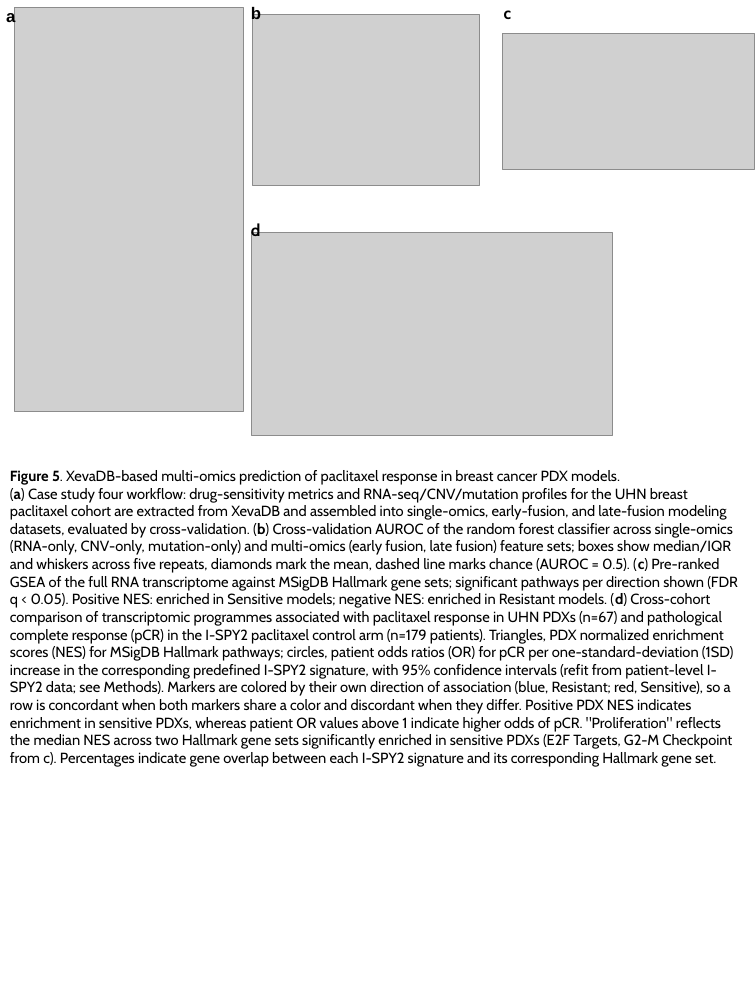
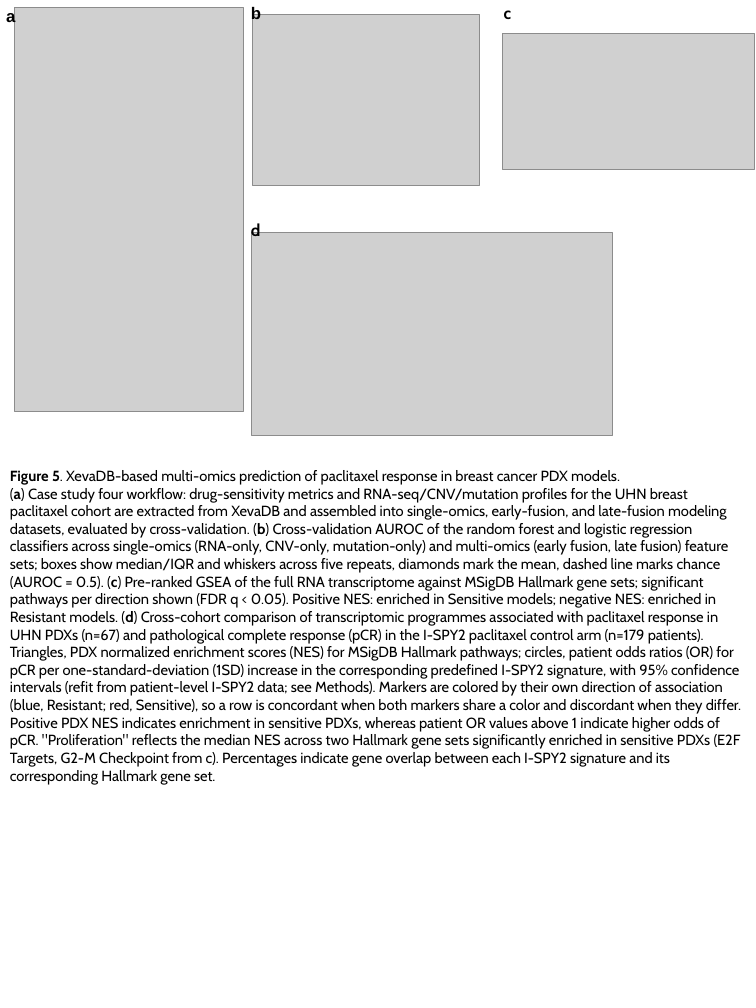
Before and after one commit to guanqiaofeng/XevaDB_case_study, a slide deck: slide 6 of figures_tables/Figures.pptx. Drawn at 756x1008 pixels with LibreOffice and Linux fonts; fonts in the diff are those of the drawing; grey boxes stand for pictures. Boxes give left, top, right and bottom in pixels: in the first picture for what was removed or moved away, otherwise in the second. Text is boxed around its words. In the diff, an @@ line names an element or a change of style, - is before the commit and + after.

```diff
--- a/figures_tables/Figures.pptx
+++ b/figures_tables/Figures.pptx
@@ text at (10,488,741,785): text changed @@
-(a) Case study four workflow: drug-sensitivity metrics and RNA-seq/CNV/mutation profiles for the UHN breast paclitaxel cohort are extracted from XevaDB and assembled into single-omics, early-fusion, and late-fusion modeling datasets, evaluated by cross-validation. (b) Cross-validation AUROC of the random forest classifier across single-omics (RNA-only, CNV-only, mutation-only) and multi-omics (early fusion, late fusion) feature sets; boxes show median/IQR and whiskers across five repeats, diamonds mark the mean, dashed line marks chance (AUROC = 0.5). (c) Pre-ranked GSEA of the full RNA transcriptome against MSigDB Hallmark gene sets; significant pathways per direction shown (FDR q < 0.05). Positive NES: enriched in Sensitive models; negative NES: enriched in Resistant models. (d) Cross-cohort comparison of transcriptomic programmes associated with paclitaxel response in UHN PDXs (n=67) and pathological complete response (pCR) in the I-SPY2 paclitaxel control arm (n=179 patients). Triangles, PDX normalized enrichment scores (NES) for MSigDB Hallmark pathways; circles, patient odds ratios (OR) for pCR per one-standard-deviation (1SD) increase in the corresponding predefined I-SPY2 signature, with 95% confidence intervals (refit from patient-level I-SPY2 data; see Methods). Markers are colored by their own direction of association (blue, Resistant; red, Sensitive), so a row is concordant when both markers share a color and discordant when they differ. Positive PDX NES indicates enrichment in sensitive PDXs, whereas patient OR values above 1 indicate higher odds of pCR. "Proliferation" reflects the median NES across two Hallmark gene sets significantly enriched in sensitive PDXs (E2F Targets, G2-M Checkpoint from c). Percentages indicate gene overlap between each I-SPY2 signature and its corresponding Hallmark gene set.
+(a) Case study four workflow: drug-sensitivity metrics and RNA-seq/CNV/mutation profiles for the UHN breast paclitaxel cohort are extracted from XevaDB and assembled into single-omics, early-fusion, and late-fusion modeling datasets, evaluated by cross-validation. (b) Cross-validation AUROC of the random forest and logistic regression classifiers across single-omics (RNA-only, CNV-only, mutation-only) and multi-omics (early fusion, late fusion) feature sets; boxes show median/IQR and whiskers across five repeats, diamonds mark the mean, dashed line marks chance (AUROC = 0.5). (c) Pre-ranked GSEA of the full RNA transcriptome against MSigDB Hallmark gene sets; significant pathways per direction shown (FDR q < 0.05). Positive NES: enriched in Sensitive models; negative NES: enriched in Resistant models. (d) Cross-cohort comparison of transcriptomic programmes associated with paclitaxel response in UHN PDXs (n=67) and pathological complete response (pCR) in the I-SPY2 paclitaxel control arm (n=179 patients). Triangles, PDX normalized enrichment scores (NES) for MSigDB Hallmark pathways; circles, patient odds ratios (OR) for pCR per one-standard-deviation (1SD) increase in the corresponding predefined I-SPY2 signature, with 95% confidence intervals (refit from patient-level I-SPY2 data; see Methods). Markers are colored by their own direction of association (blue, Resistant; red, Sensitive), so a row is concordant when both markers share a color and discordant when they differ. Positive PDX NES indicates enrichment in sensitive PDXs, whereas patient OR values above 1 indicate higher odds of pCR. "Proliferation" reflects the median NES across two Hallmark gene sets significantly enriched in sensitive PDXs (E2F Targets, G2-M Checkpoint from c). Percentages indicate gene overlap between each I-SPY2 signature and its corresponding Hallmark gene set.
```
Also in this commit, not shown: 1 other slide changed, 4 other files.
